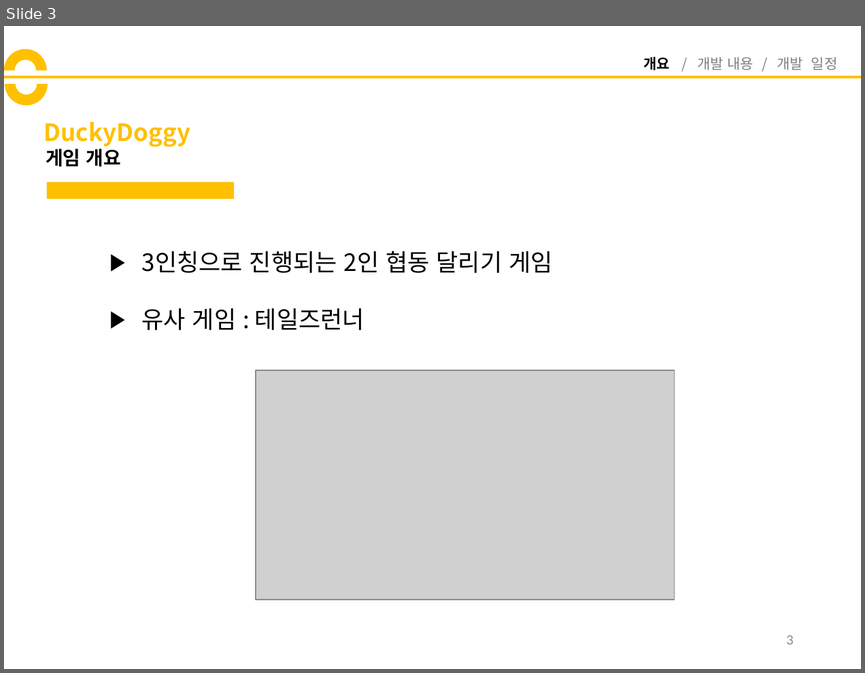
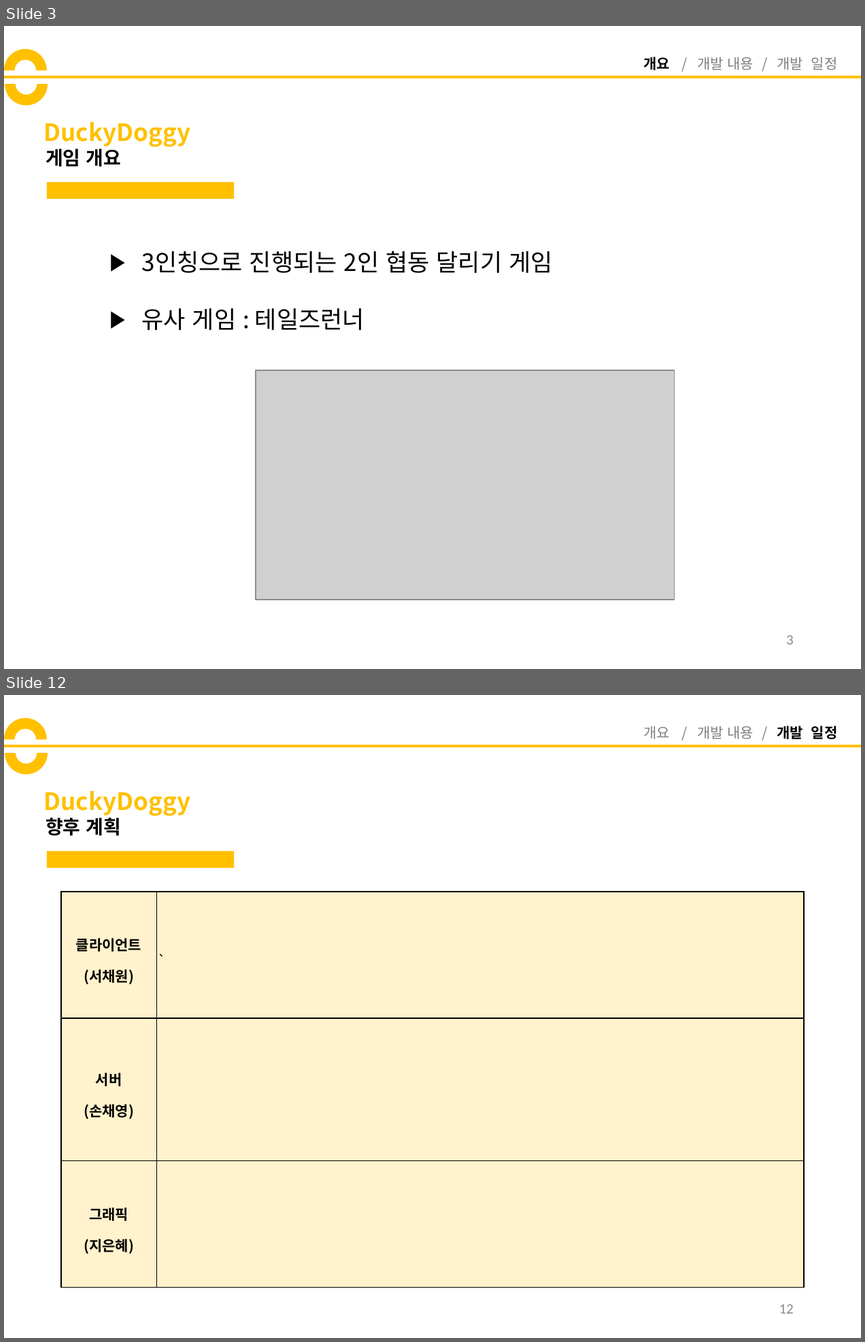
Before and after one commit to codnsj81/HuffAndPuff, a slide deck: 기획 문서/DuckyDoggy_중간발표.pptx. Shown one above the other, each under a label of ours: slide 3 before the commit, slides 3 and 12 after it; the slides between them are not shown. The pictures are 865x673 and 865x1342 pixels, drawn with LibreOffice and Linux fonts; fonts in the diff are those of the drawing; grey boxes stand for pictures. Boxes give left, top, right and bottom in pixels: in the first picture for what was removed or moved away, otherwise in the second. Text is boxed around its words. In the diff, an @@ line names an element or a change of style, - is before the commit and + after.

Commit message:
역할분담, 문제점, 계획 추가해주세요!

```diff
--- a/기획 문서/DuckyDoggy_중간발표.pptx
+++ b/기획 문서/DuckyDoggy_중간발표.pptx
@@ slide 12 added at (4,695,861,1338), background #FFFFFF @@
@@ arch (boxed as its full ring) added at (4,718,47,761), fill #FFC000 @@
@@ arch (boxed as its full ring) added at (5,732,48,775), fill #FFC000 @@
@@ text added at (644,726,838,739), 12 pt, text #808080 @@
+개요 / 개발 내용 / 개발 일정
@@ line added from (4, 745) to (861, 745), #FFC000 2.25 pt @@
@@ title added at (43,791,190,816), 20 pt, text #FFC000, bold @@
+DuckyDoggy
@@ text added at (45,815,121,836), 16 pt, text #000000, bold @@
+향후 계획
@@ rectangle added at (47,851,235,867), fill #FFC000 @@
@@ table added at (61,892,804,1287), 3 rows, 2 columns @@
+클라이언트 / (서채원) | `
+서버 / (손채영) | 
+그래픽 / (지은혜) | 
@@ page number added at (779,1304,793,1313), 12 pt, text #8C8C8C @@
+12
```
Also in this commit, not shown: 4 slides changed, 7 other slides added.
